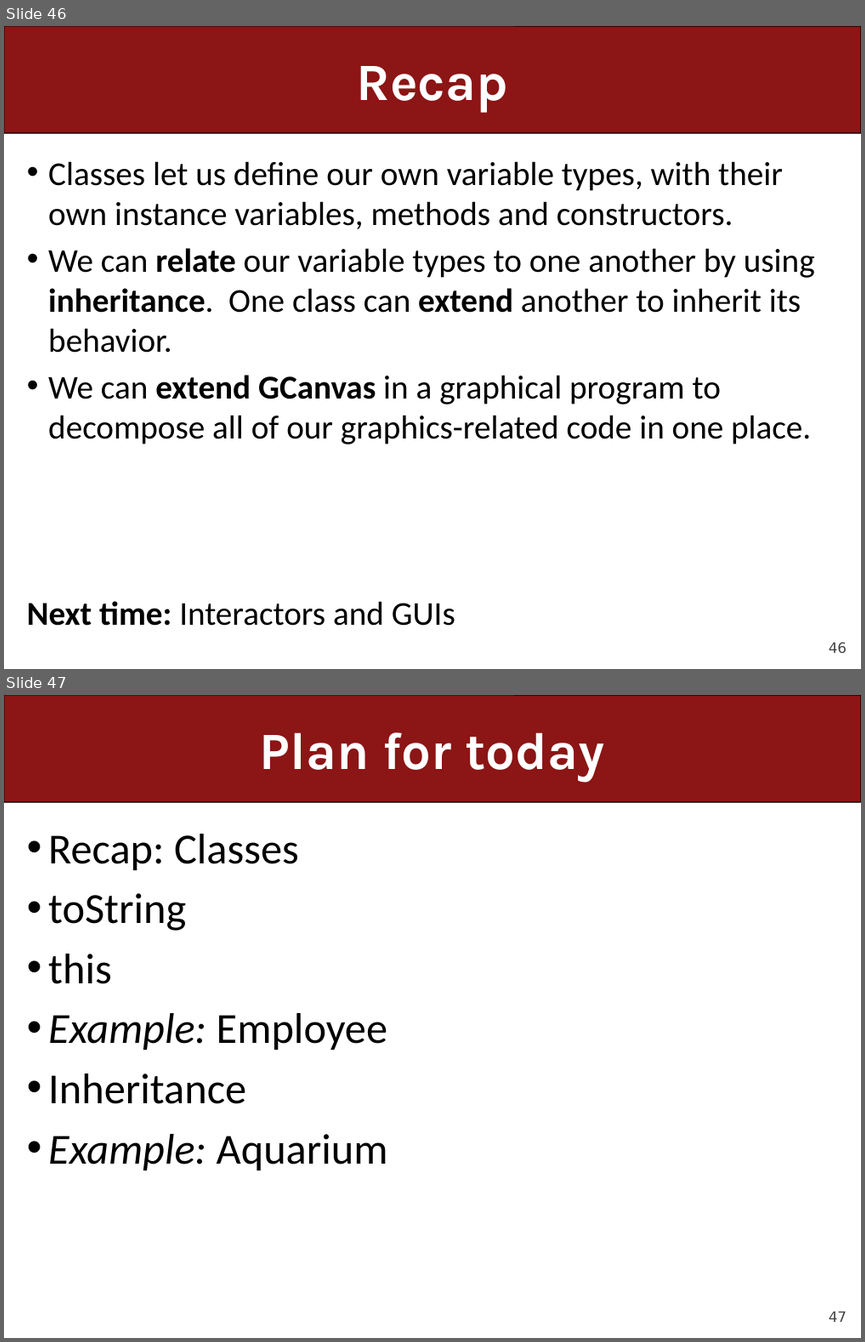
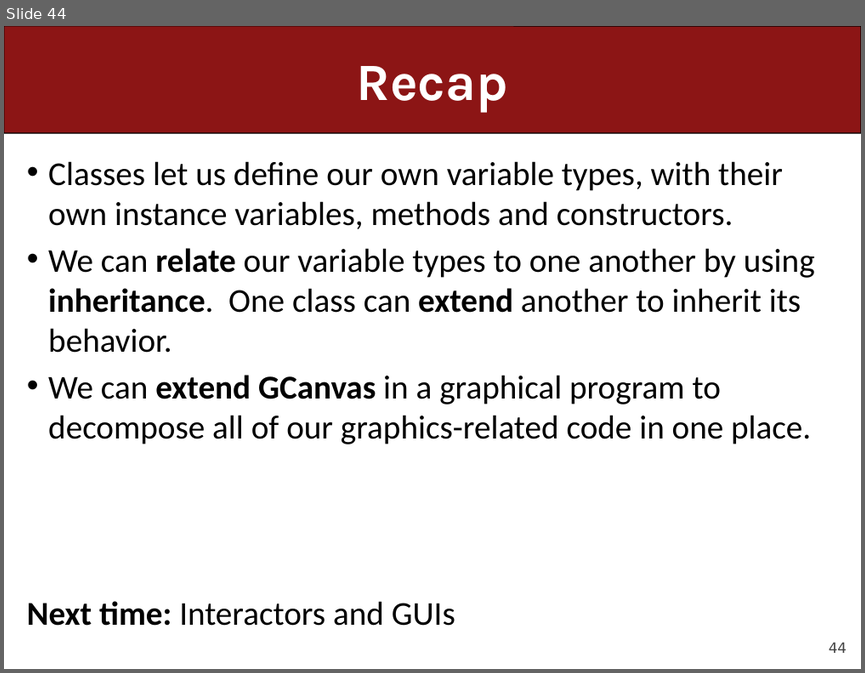
Before and after one commit to ckincaid17/cs106a-summer-2018, a slide deck: WWW/lectures/Lecture22/Lecture22.pptx. Shown one above the other, each under a label of ours: slides 46 and 47 before the commit, slide 44 after it. The pictures are 865x1342 and 865x673 pixels, drawn with LibreOffice and Linux fonts; fonts in the diff are those of the drawing. Boxes give left, top, right and bottom in pixels: in the first picture for what was removed or moved away, otherwise in the second. Text is boxed around its words. In the diff, an @@ line names an element or a change of style, - is before the commit and + after.

```diff
--- a/WWW/lectures/Lecture22/Lecture22.pptx
+++ b/WWW/lectures/Lecture22/Lecture22.pptx
@@ slide 47 removed at bbox=[4, 695, 861, 1338], background #FFFFFF; not listed: 2 template elements that a slide beside it also shows @@
@@ title removed at bbox=[260, 732, 605, 782] @@
-Plan for today
@@ text removed at bbox=[48, 834, 388, 1170] @@
-• Recap: Classes
-• toString
-• this
-• Example: Employee
-• Inheritance
-• Example: Aquarium
@@ what was slide 46 is now slide 44 @@
@@ page number at bbox=[828, 641, 846, 652]: text changed @@
-46
+44
```
Also in this commit, not shown: 10 slides changed, 2 other slides removed, 2 other files.
